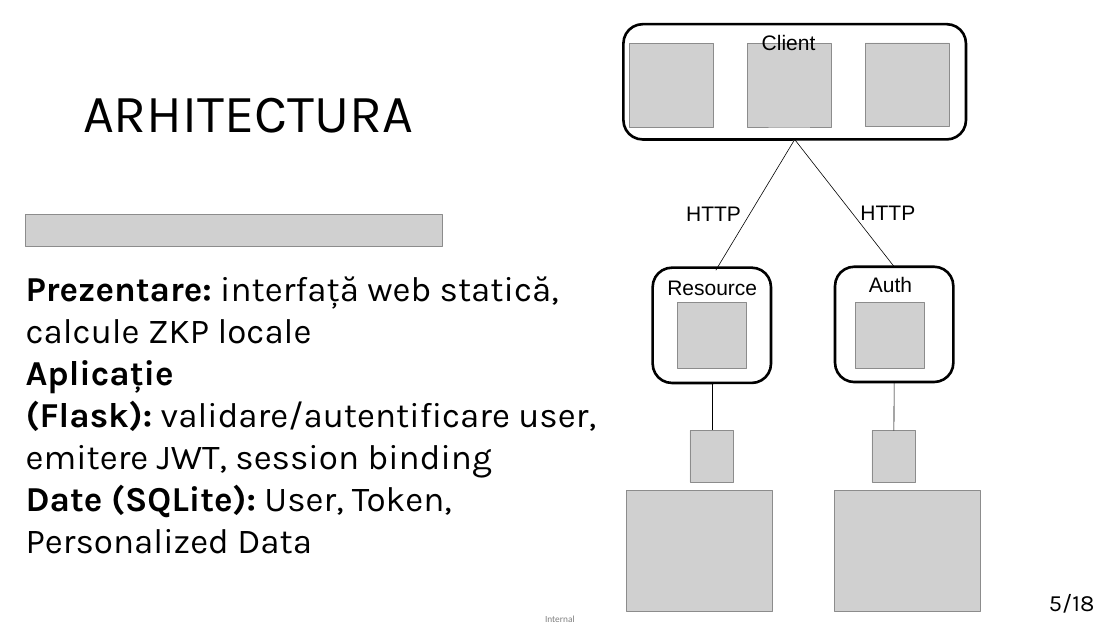
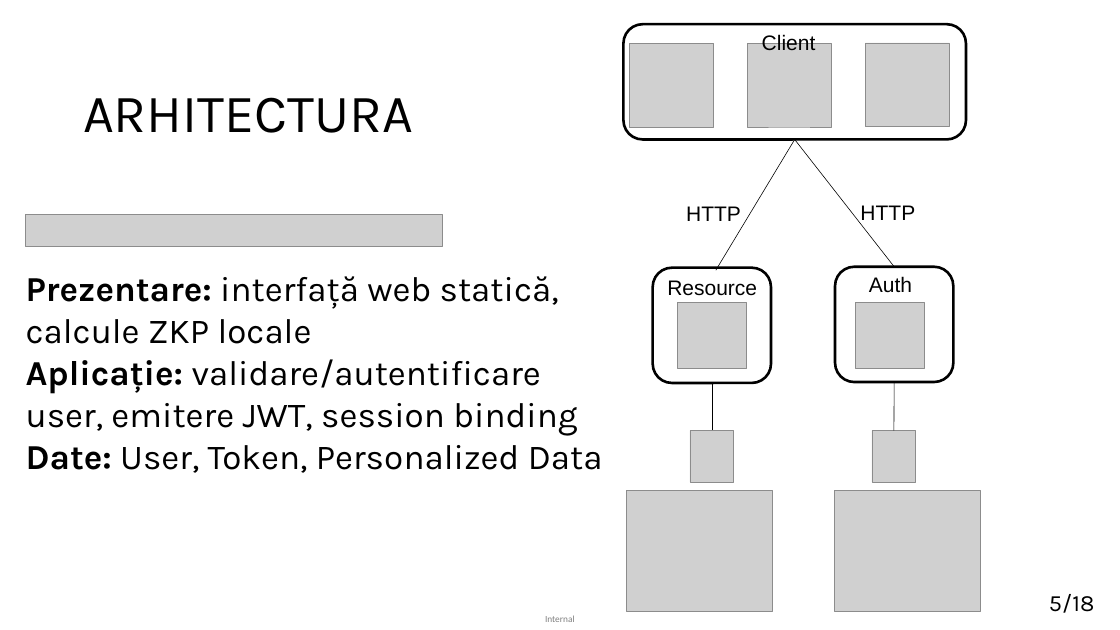
Before and after one commit to matei-rares-a/acas, a slide deck: slide 5 of docs/prezentare/current_draft/disertatie_matei_rares_prezentare_main.pptx. Drawn at 1120x630 pixels with LibreOffice and Linux fonts; fonts in the diff are those of the drawing; grey boxes stand for pictures. Boxes give left, top, right and bottom in pixels: in the first picture for what was removed or moved away, otherwise in the second. Text is boxed around its words. In the diff, an @@ line names an element or a change of style, - is before the commit and + after.

```diff
--- a/docs/prezentare/current_draft/disertatie_matei_rares_prezentare_main.pptx
+++ b/docs/prezentare/current_draft/disertatie_matei_rares_prezentare_main.pptx
@@ text at (x1=26, y1=359, x2=603, y2=473): text changed @@
-Aplicație (Flask): validare/autentificare user, emitere JWT, session binding
-Date (SQLite): User, Token, Personalized Data
+Aplicație: validare/autentificare user, emitere JWT, session binding
+Date: User, Token, Personalized Data
```
Also in this commit, not shown: 3 other slides changed, 4 other files.
